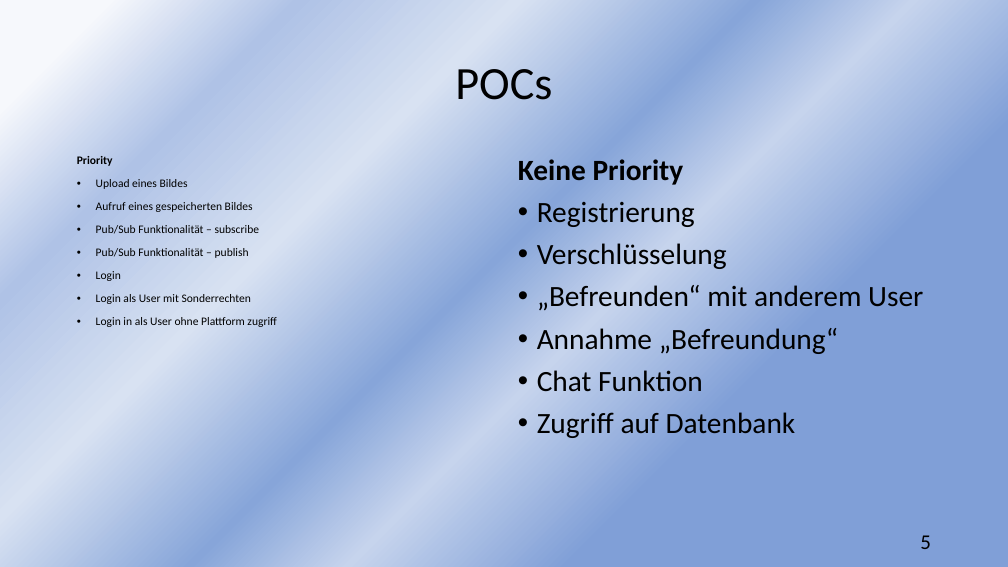
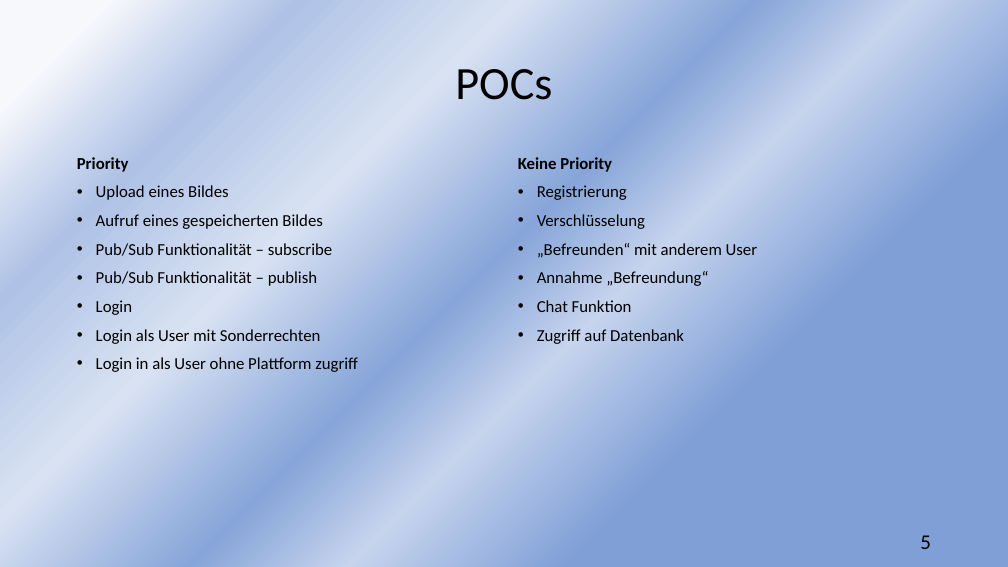
Before and after one commit to sebastiankoch10/EPWS2223HausenKochZimmer, a slide deck: slide 5 of Audits/EPWS2223HausenKochZimmer Audit 3.pptx. Drawn at 1008x567 pixels with LibreOffice and Linux fonts; fonts in the diff are those of the drawing. Boxes give left, top, right and bottom in pixels: in the first picture for what was removed or moved away, otherwise in the second. Text is boxed around its words. In the diff, an @@ line names an element or a change of style, - is before the commit and + after.

```diff
--- a/Audits/EPWS2223HausenKochZimmer Audit 3.pptx
+++ b/Audits/EPWS2223HausenKochZimmer Audit 3.pptx
@@ text "Priority" at <box>77,157,358,372</box>: size 11 to 16 pt @@
@@ text "Keine Priority" at <box>518,157,757,344</box>: size 28 to 16 pt @@
```
Also in this commit, not shown: 3 other files.
